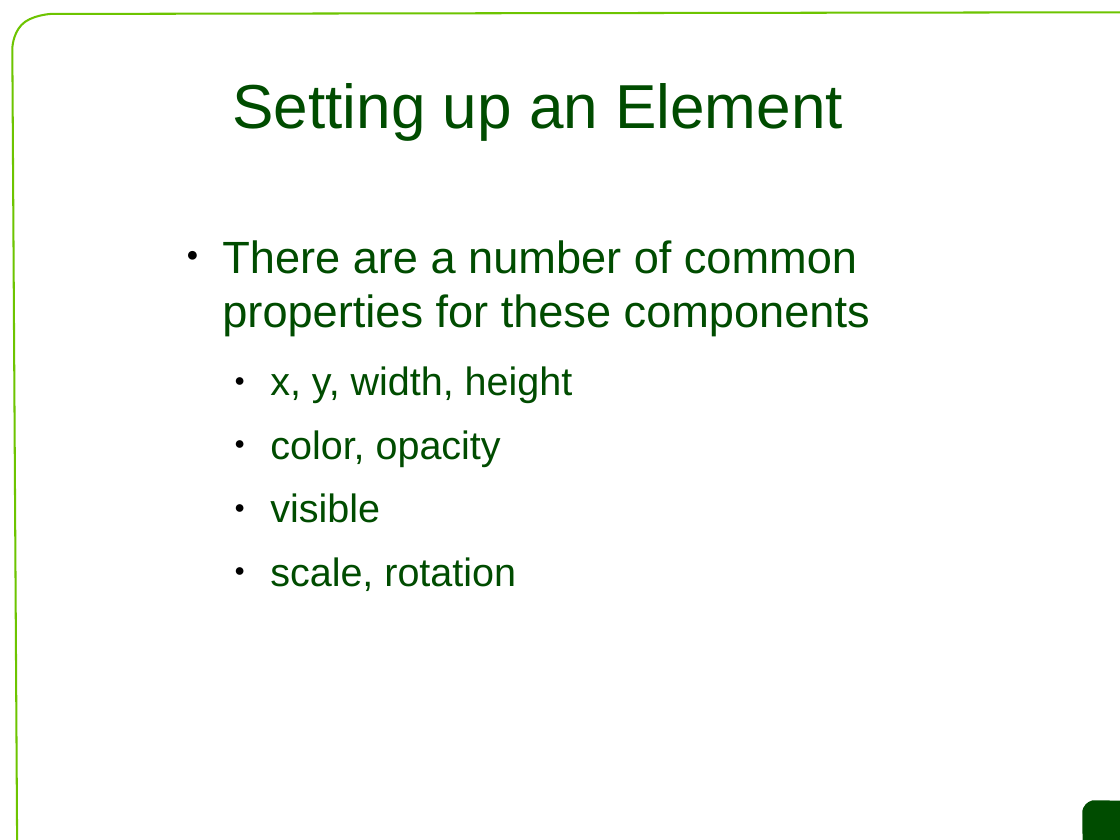
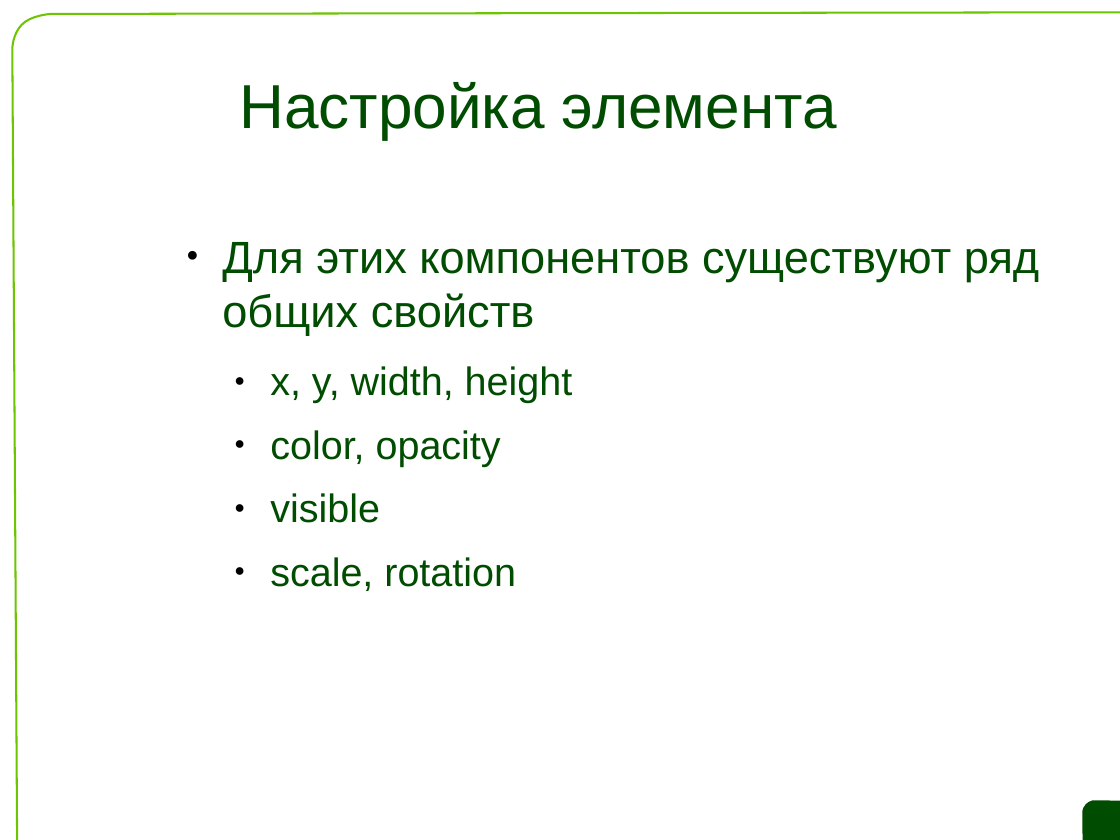
Before and after one commit to saa/qecm, a slide deck: slide 15 of L7/L7 Slides.odp. Drawn at 1120x840 pixels with LibreOffice and Linux fonts; fonts in the diff are those of the drawing; background and template pictures are left out. Boxes give left, top, right and bottom in pixels: in the first picture for what was removed or moved away, otherwise in the second. Text is boxed around its words. In the diff, an @@ line names an element or a change of style, - is before the commit and + after.

```diff
--- a/L7/L7 Slides.odp
+++ b/L7/L7 Slides.odp
@@ title at <box>239,82,837,139</box>: text changed @@
-Setting up an Element
+Настройка элемента
@@ text at <box>222,242,1039,335</box>: text changed @@
-● There are a number of common properties for these components
+● Для этих компонентов существуют ряд общих свойств
```
Also in this commit, not shown: 16 other slides changed, 6 slides added, 6 slides removed.
